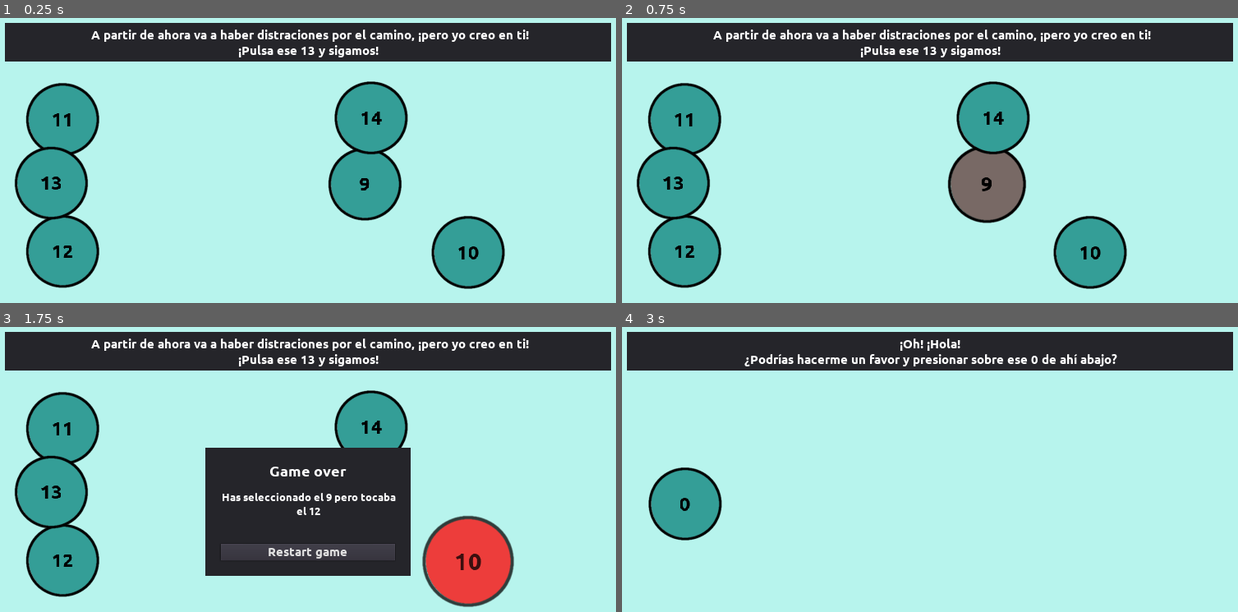
Above: before the commit, frames 1-4 (two rows, left to right).
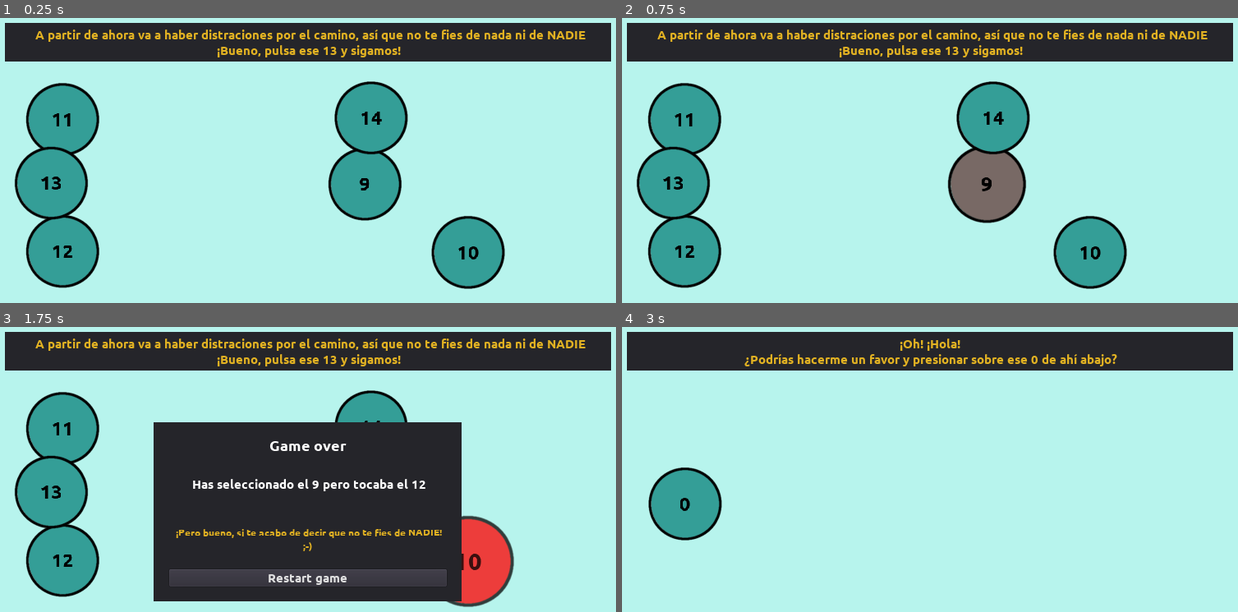
Above: after the commit, the same moments.

Repository: moisesjbc/contando-hasta-100
Game: Godot game, scene res://gameplay/main/main.tscn
The game is run twice, just before and just after one commit, with the same random seed, the same clock (stepped at 60 frames per second) and the same inputs.
Inputs (mouse positions are in pixels of both pictures, inside the frame that each line leads up to):
- Up to frame 1 (0.25 s): no input
- Up to frame 2 (0.75 s): tap Enter at 0.5 s; move the mouse to (985, 183) at 0.52 s; click (985, 183) at 0.67 s
- Up to frame 3 (1.75 s): move the mouse to (468, 560) at 1.27 s; click (468, 560) at 1.42 s
- Up to frame 4 (3 s): click "Restart game" at 2 s; tap Space at 2.75 s; move the mouse to (997, 429) at 2.77 s; click (997, 429) at 2.92 s

The runs differ from the first frame. In frame 1, 2.5% of the frame differs, in the area x 5-96%, y 4-14%; in frame 2, 2.5%; in frame 3, 22%, in the area x 5-96%, y 4-97%; in frame 4, 1.1%.

Commit message:
Add game over taunts

Diff:
--- a/godot-project/gameplay/gui/game_over_screen/game_over_screen.gd
+++ b/godot-project/gameplay/gui/game_over_screen/game_over_screen.gd
@@ -3,19 +3,24 @@
 var main
 
 
-func display(main, selected_value, expected_value):
+func display(main, selected_value, expected_value, taunt):
 	get_tree().paused = true
 	visible = true
 	self.main = main
+
 	if main.is_victory():
 		$panel/margin_container/vbox_container/title.text = "¡VICTORIA!"
-		$panel/margin_container/vbox_container/body.text = "¡Gracias por jugar!"
+		$panel/margin_container/vbox_container/summary.text = "¡Gracias por jugar!"
 	else:
 		$panel/margin_container/vbox_container/title.text = "Game over"
-		$panel/margin_container/vbox_container/body.text = "Has seleccionado el {selected_value} pero tocaba el {expected_value}\n".format({
+		$panel/margin_container/vbox_container/summary.text = "Has seleccionado el {selected_value} pero tocaba el {expected_value}".format({
 			"selected_value": selected_value,
 			"expected_value": expected_value
 		})
+		if taunt:
+			$panel/margin_container/vbox_container/taunt.text = taunt
+
+	$panel/margin_container/vbox_container/taunt.visible = (taunt != null)
 
 
 func _on_restart_button_pressed():
--- a/godot-project/gameplay/gui/game_over_screen/game_over_screen.tscn
+++ b/godot-project/gameplay/gui/game_over_screen/game_over_screen.tscn
@@ -9,7 +9,11 @@
 font_data = ExtResource( 1 )
 
 [sub_resource type="DynamicFont" id=2]
-size = 22
+size = 25
+font_data = ExtResource( 1 )
+
+[sub_resource type="DynamicFont" id=3]
+size = 20
 font_data = ExtResource( 1 )
 
 [node name="game_over_screen" type="CenterContainer"]
@@ -18,11 +22,11 @@
 script = ExtResource( 3 )
 
 [node name="panel" type="Panel" parent="."]
-margin_left = 440.0
-margin_top = 235.0
-margin_right = 840.0
-margin_bottom = 485.0
-rect_min_size = Vector2( 400, 250 )
+margin_left = 340.0
+margin_top = 185.0
+margin_right = 940.0
+margin_bottom = 535.0
+rect_min_size = Vector2( 600, 350 )
 
 [node name="margin_container" type="MarginContainer" parent="panel"]
 anchor_right = 1.0
@@ -35,28 +39,43 @@
 [node name="vbox_container" type="VBoxContainer" parent="panel/margin_container"]
 margin_left = 30.0
 margin_top = 30.0
-margin_right = 370.0
-margin_bottom = 220.0
+margin_right = 570.0
+margin_bottom = 320.0
 custom_constants/separation = 10
 
 [node name="title" type="Label" parent="panel/margin_container/vbox_container"]
-margin_right = 340.0
+margin_right = 540.0
 margin_bottom = 34.0
 custom_fonts/font = SubResource( 1 )
 text = "¡Game over!"
 align = 1
 
-[node name="body" type="Label" parent="panel/margin_container/vbox_container"]
-margin_top = 81.0
-margin_right = 340.0
-margin_bottom = 107.0
-size_flags_vertical = 6
+[node name="summary" type="Label" parent="panel/margin_container/vbox_container"]
+margin_top = 44.0
+margin_right = 540.0
+margin_bottom = 139.0
+size_flags_vertical = 3
 custom_fonts/font = SubResource( 2 )
 text = "¡Has llegado al 0!"
 align = 1
+valign = 1
+autowrap = true
+
+[node name="taunt" type="Label" parent="panel/margin_container/vbox_container"]
+margin_top = 149.0
+margin_right = 540.0
+margin_bottom = 245.0
+size_flags_vertical = 3
+custom_colors/font_color = Color( 0.886275, 0.698039, 0.133333, 1 )
+custom_fonts/font = SubResource( 3 )
+align = 1
+valign = 1
 autowrap = true
 
 [node name="restart_button" parent="panel/margin_container/vbox_container" instance=ExtResource( 2 )]
 pause_mode = 2
+margin_top = 255.0
+margin_right = 540.0
+margin_bottom = 290.0
 
 [connection signal="pressed" from="panel/margin_container/vbox_container/restart_button" to="." method="_on_restart_button_pressed"]
--- a/godot-project/gameplay/gui/hint_panel/hint_panel.tscn
+++ b/godot-project/gameplay/gui/hint_panel/hint_panel.tscn
@@ -25,6 +25,7 @@
 [node name="hint_label" type="Label" parent="panel"]
 anchor_right = 1.0
 anchor_bottom = 1.0
+custom_colors/font_color = Color( 0.886275, 0.698039, 0.133333, 1 )
 custom_fonts/font = SubResource( 1 )
 align = 1
 valign = 1
--- a/godot-project/gameplay/levels_config/levels_config.gd
+++ b/godot-project/gameplay/levels_config/levels_config.gd
@@ -4,7 +4,8 @@
 enum LevelConfigKey {
 	HINT,
 	N_EXTRA_VALUES,
-	TRICK
+	TRICK,
+	GAME_OVER_TAUNT
 }
 
 
@@ -26,7 +27,7 @@
 	},
 	2: {
 		LevelConfigKey.HINT: "¡Perfecto!¿Podrías clicar ahora en...?\n No me acuerdo, ¿cuál iba ahora?",
-		LevelConfigKey.N_EXTRA_VALUES: 2
+		LevelConfigKey.N_EXTRA_VALUES: 2,
 	},
 	3: {
 		LevelConfigKey.HINT: "Veo que estás atento. ¿Y ahora?",
@@ -37,15 +38,18 @@
 	},
 	5: {
 		LevelConfigKey.HINT: "Bueno, pero vayamos poco a poco. ¿Qué tal si te dejo a solas y nos vemos en el 10?",
+		LevelConfigKey.GAME_OVER_TAUNT: "No puedo estar siempre contigo. Tienes que abandonar el nido."
 	},
 	11: {
-		LevelConfigKey.HINT: "¡Hola de nuevo! ¿Cómo lo llevas?\nEspero que bien porque tengo malas noticias"
+		LevelConfigKey.HINT: "¡Hola de nuevo! ¿Cómo lo llevas?\nEspero que bien porque tengo malas noticias",
+		LevelConfigKey.GAME_OVER_TAUNT: "¡Pero al menos espera a las malas noticias!"
 	},
 	12: {
-		LevelConfigKey.HINT: "A partir de ahora va a haber distraciones por el camino, ¡pero yo creo en ti!\n¡Pulsa ese 13 y sigamos!"
+		LevelConfigKey.HINT: "A partir de ahora va a haber distraciones por el camino, así que no te fies de nada ni de NADIE\n¡Bueno, pulsa ese 13 y sigamos!",
+		LevelConfigKey.GAME_OVER_TAUNT: "¡Pero bueno, si te acabo de decir que no te fies de NADIE! ;-)"
 	},
 	13: {
-		LevelConfigKey.HINT: "¡Jajaja! Veo que no es difícil distraerte ;-)"
+		LevelConfigKey.HINT: "¡Jajaja! Veo que no es fácil distraerte ;-)"
 	},
 	14: {
 		LevelConfigKey.HINT: "Pero no nos confiemos, ¿ok?\n¡Bueno, pulsa ese 14 y nos vemos en el 20!"
@@ -66,12 +70,12 @@
 
 	current_level_config[LevelConfigKey.HINT] = null
 	current_level_config[LevelConfigKey.TRICK] = null
+	current_level_config[LevelConfigKey.GAME_OVER_TAUNT] = null
 
 	if current_level_index in _level_configs:
-		if LevelConfigKey.HINT in _level_configs[current_level_index]:
-			current_level_config[LevelConfigKey.HINT] = _level_configs[current_level_index][LevelConfigKey.HINT]
-		if LevelConfigKey.N_EXTRA_VALUES in _level_configs[current_level_index]:
-			current_level_config[LevelConfigKey.N_EXTRA_VALUES] = _level_configs[current_level_index][LevelConfigKey.N_EXTRA_VALUES]
+		for level_config_key in [LevelConfigKey.HINT, LevelConfigKey.N_EXTRA_VALUES, LevelConfigKey.GAME_OVER_TAUNT]:
+			if level_config_key in _level_configs[current_level_index]:
+				current_level_config[level_config_key] = _level_configs[current_level_index][level_config_key]
 
 		if LevelConfigKey.TRICK in _level_configs[current_level_index]:
 			# The current level adds a new type of trick. Force it for this level and then
--- a/godot-project/gameplay/main/main.gd
+++ b/godot-project/gameplay/main/main.gd
@@ -48,9 +48,9 @@
 		if not is_victory():
 			next_level()
 		else:
-			$GUI/game_over_screen.display(self, current_value, current_level)
+			$GUI/game_over_screen.display(self, current_value, current_level, null)
 	else:
-		$GUI/game_over_screen.display(self, current_value, current_level)
+		$GUI/game_over_screen.display(self, current_value, current_level, current_level_config[LevelConfigKey.GAME_OVER_TAUNT])
 
 
 func is_victory():
Not shown: 1 places in godot-project/gameplay/gui/game_over_screen/game_over_screen.tscn that only renumber resources
